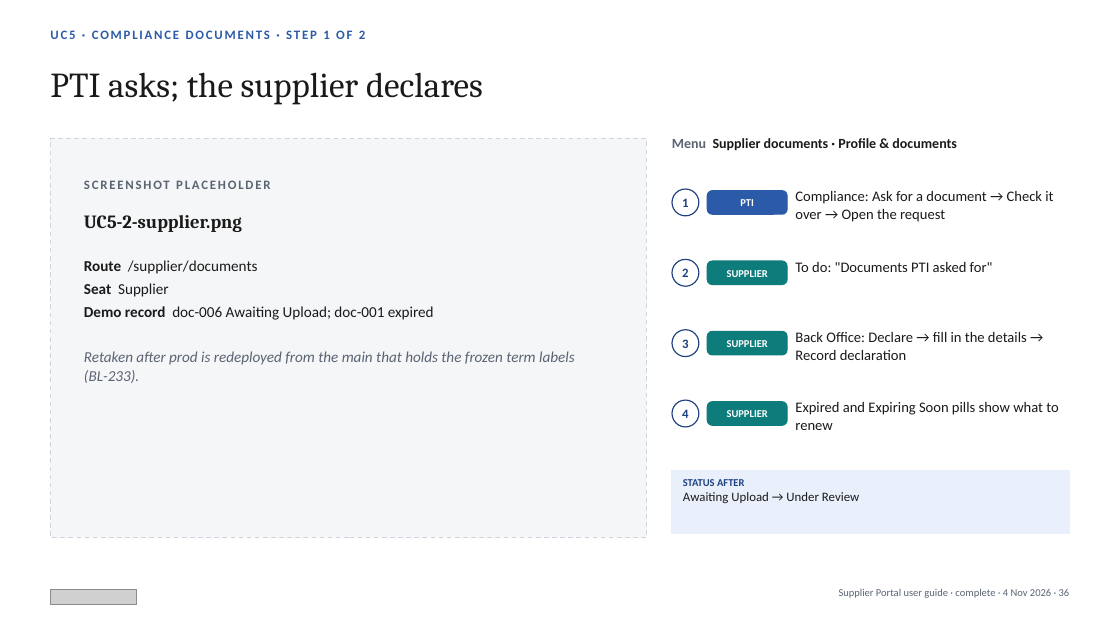
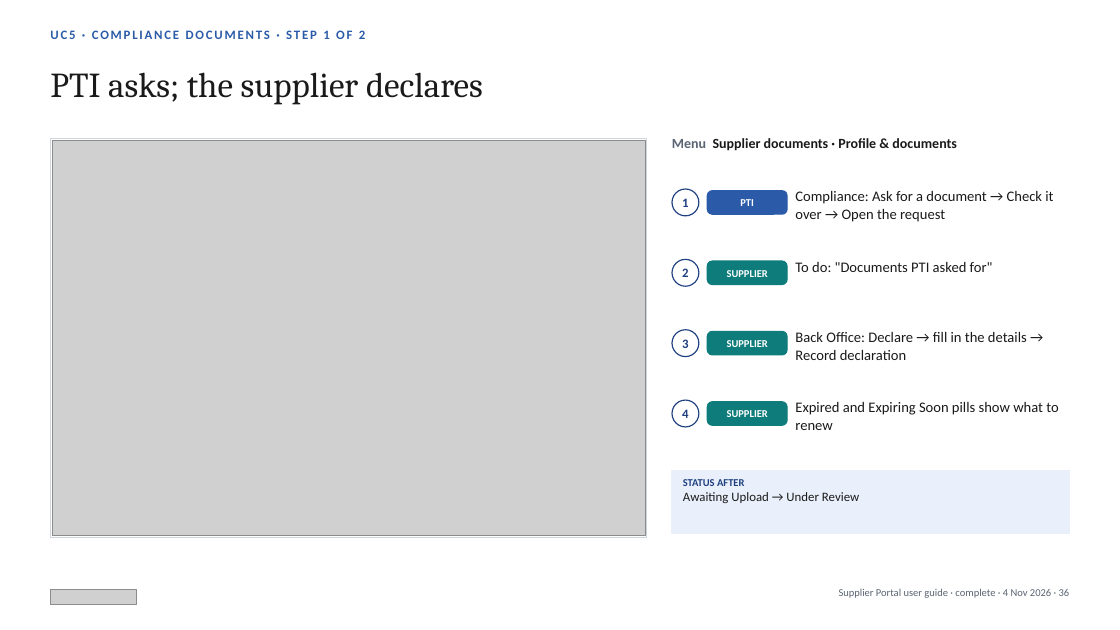
Before and after one commit to javal999/paragon-supplier-portal, a slide deck: slide 36 of docs/supplier-hub/user-guide/Paragon-Supplier-Portal-User-Guide.pptx. Drawn at 1120x630 pixels with LibreOffice and Linux fonts; fonts in the diff are those of the drawing; grey boxes stand for pictures. Boxes give left, top, right and bottom in pixels: in the first picture for what was removed or moved away, otherwise in the second. Text is boxed around its words. In the diff, an @@ line names an element or a change of style, - is before the commit and + after.

```diff
--- a/docs/supplier-hub/user-guide/Paragon-Supplier-Portal-User-Guide.pptx
+++ b/docs/supplier-hub/user-guide/Paragon-Supplier-Portal-User-Guide.pptx
@@ rectangle at [50, 139, 647, 538]: fill #F5F6F8 to #FFFFFF; outline #D0D5DD 1 pt dashed to #D0D5DD 0.75 pt @@
@@ picture added at [52, 140, 645, 536] @@
@@ text removed at [84, 180, 270, 189] @@
-SCREENSHOT PLACEHOLDER
@@ text removed at [84, 215, 242, 232] @@
-UC5-2-supplier.png
@@ text removed at [84, 260, 575, 383] @@
-Route /supplier/documents
-Seat Supplier
-Demo record doc-006 Awaiting Upload; doc-001 expired
-Retaken after prod is redeployed from the main that holds the frozen term labels (BL-233).
```
Also in this commit, not shown: 36 other slides changed, 40 other files.
